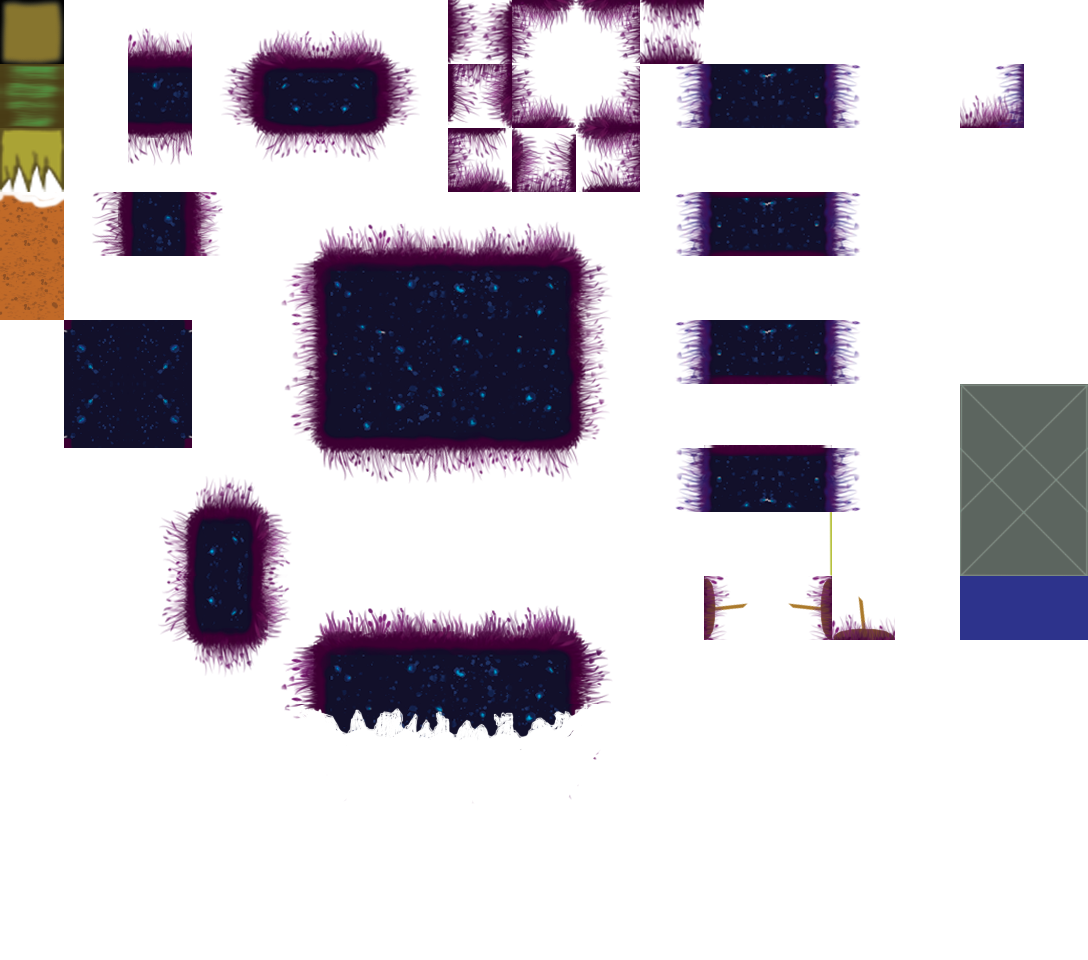
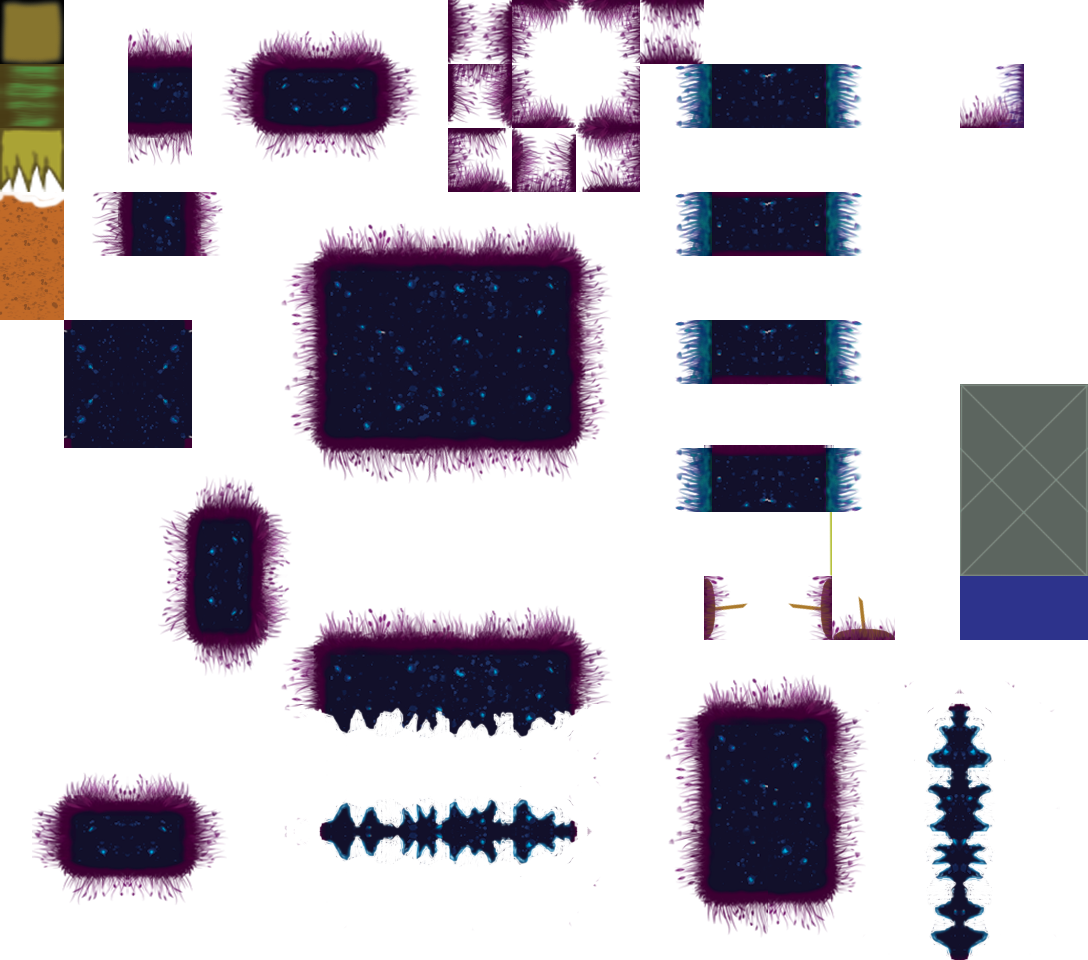
Two versions of the same layered image (1088×960). Layer-by-layer changes:
hid "Calque 2 copie" over bbox(280, 605, 613, 804)
added layer "Calque 17 copie" (1st of 4) above "Calque 17 copie" over bbox(960, 681, 1060, 960)
added layer "Calque 17 copie" (2nd of 4) above "Calque 17 copie" over bbox(861, 681, 961, 960)
added layer "Calque 17 copie" (3rd of 4) above "Calque 17 copie" over bbox(284, 831, 600, 931)
added layer "Calque 17 copie" (4th of 4) above "Calque 17" over bbox(284, 732, 600, 832)
added layer "Calque 14" above "Calque 15" over bbox(32, 772, 229, 905)
added layer "Calque 15" above "Teinte/Saturation 2" over bbox(664, 674, 869, 938)
added layer "Teinte/Saturation 1" above "Calque 19" over bbox(675, 64, 863, 512)
added layer "Calque 19" above "Calque 1" over bbox(675, 64, 862, 512)
